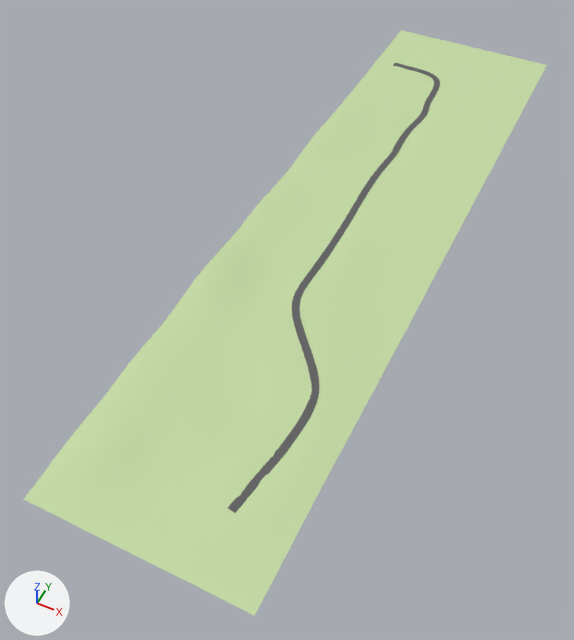
One commit to the glTF model models/map1.gltf: the scene before it, then after it.
Rendered twice from a camera (50 mm lens) standing at (357.0, -1005.0, 861.0) and looking at (-26.0, -238.0, -97.0). The axes (+X, +Y, +Z) are drawn at lower left. The lights are the same throughout. Where no turn or scale is listed for an object, it has been applied to the vertices. Vertices at the same position are counted once.

Script lines for the objects in view, before the commit:
```python
mat_ground = principled_material('Ground')
mat_ground.base_color = (0.556, 0.706, 0.374)  # green #c5dba5
mat_ground.roughness = 0.805
me_plane = bpy.data.meshes.new('Plane')
me_plane.from_pydata(...)  # 617 vertices, 1332 faces; spans x -110.0..114.0, y -916.0..119.0, z -9.0..0.0
me_plane.materials.append(mat_road)  # dark grey #616161
me_plane_002 = bpy.data.meshes.new('Plane.002')
me_plane_002.from_pydata(...)  # 2231 vertices, 4289 faces; spans x -158.0..158.0, y -630.0..630.0, z -4.0..15.0
me_plane_002.materials.append(mat_ground)  # green #c5dba5
ob_plane_001 = bpy.data.objects.new('Plane.001', me_plane_002)
ob_plane_001.location = (16.0, -89.0, 0.0)
ob_road = bpy.data.objects.new('Road', me_plane)
ob_road.location = (4.0, 293.0, 7.0)
```
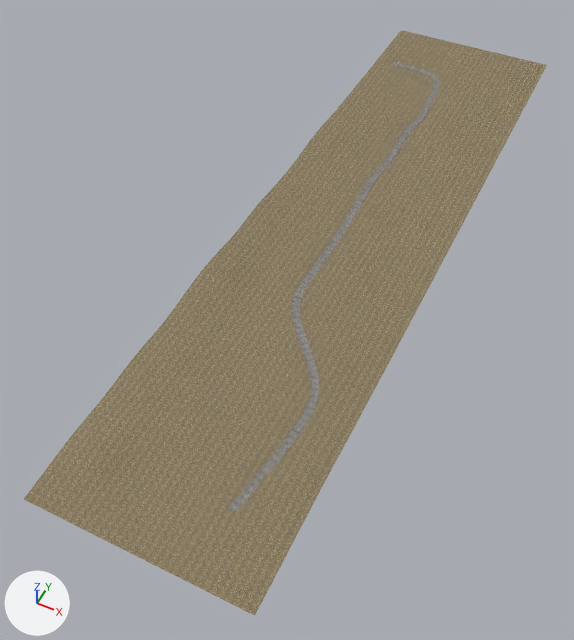
Changed parts and their boxes [x1, y1, x2, y2] in the pictures (574 x 640 px):
```json
{"object": "Plane.001", "change": "surface changed", "before": [24, 30, 547, 616], "after": [24, 30, 547, 616], "on screen": "green to brown"}
{"object": "Road", "change": "recoloured", "before": [228, 63, 440, 513], "after": [228, 63, 440, 513]}
```

Scene script edits in JSON lines:
```json
{"op": "add", "block": "img_road_bright_png", "code": ["img_road_bright_png = load_image('road_bright.png', 'road_bright_png.png', 1024, 1024, 'sRGB')"]}
{"op": "add", "block": "img_road_normal_png", "code": ["img_road_normal_png = load_image('road_normal.png', 'road_normal_png.png', 1024, 1024, 'Non-Color')"]}
{"op": "add", "block": "img_dirtgrass_noshadow", "code": ["img_dirtgrass_noshadow = load_image('dirtgrass_noshadow', 'dirtgrass_noshadow.png', 128, 128, 'sRGB')"]}
{"op": "add", "block": "img_dirtgrass_normals", "code": ["img_dirtgrass_normals = load_image('dirtgrass_normals', 'dirtgrass_normals.png', 128, 128, 'Non-Color')"]}
{"op": "add", "block": "img_dirtgrass_roughness", "code": ["img_dirtgrass_roughness = load_image('dirtgrass_roughness', 'dirtgrass_roughness.png', 128, 128, 'Non-Color')"]}
{"block": "mat_ground", "change": "nodes: BsdfPrincipled, OutputMaterial"}
{"block": "mat_ground", "change": "colours: green #c5dba5"}
{"block": "mat_ground", "change": "nodes: BsdfPrincipled, Math, NormalMap, OutputMaterial, SeparateColor, TexImage x3"}
{"block": "mat_ground", "change": "uses the picture img_dirtgrass_normals"}
{"block": "mat_ground", "change": "uses the picture img_dirtgrass_noshadow"}
{"block": "mat_ground", "change": "uses the picture img_dirtgrass_roughness"}
{"op": "add", "block": "mat_material", "code": ["mat_material = bpy.data.materials.new('Material')", "# uses the picture img_road_bright_png", "# uses the picture img_road_normal_png"]}
{"block": "me_plane", "where": "me_plane.from_pydata(...)  # 617 vertices, 1332 faces; spans x -110.0..114.0, y -916.0..119.0, z -9.0..0.0"}
{"op": "remove", "block": "me_plane", "code": "me_plane.materials.append(mat_road)  # dark grey #616161"}
{"op": "add", "block": "me_plane", "code": "me_plane.materials.append(mat_material)"}
{"block": "me_plane_002", "where": "me_plane_002.from_pydata(...)  # 2231 vertices, 4289 faces; spans x -158.0..158.0, y -630.0..630.0, z -4.0..15.0"}
{"block": "me_plane_002", "where": "# used by ob_plane_001; location = (16.0, -89.0, 0.0)"}
{"block": "me_plane_002", "change": "me_plane_002 part 1: texture (UV) coordinates of 4289 of 4289 faces, centred in x -155.0..151.0, y -626.0..623.0, z -3.0..15.0, changed; they spanned u 0.0..0.25, v 0.0..1.0 and now span u -14.95..16.99, v -63.54..63.55"}
```
